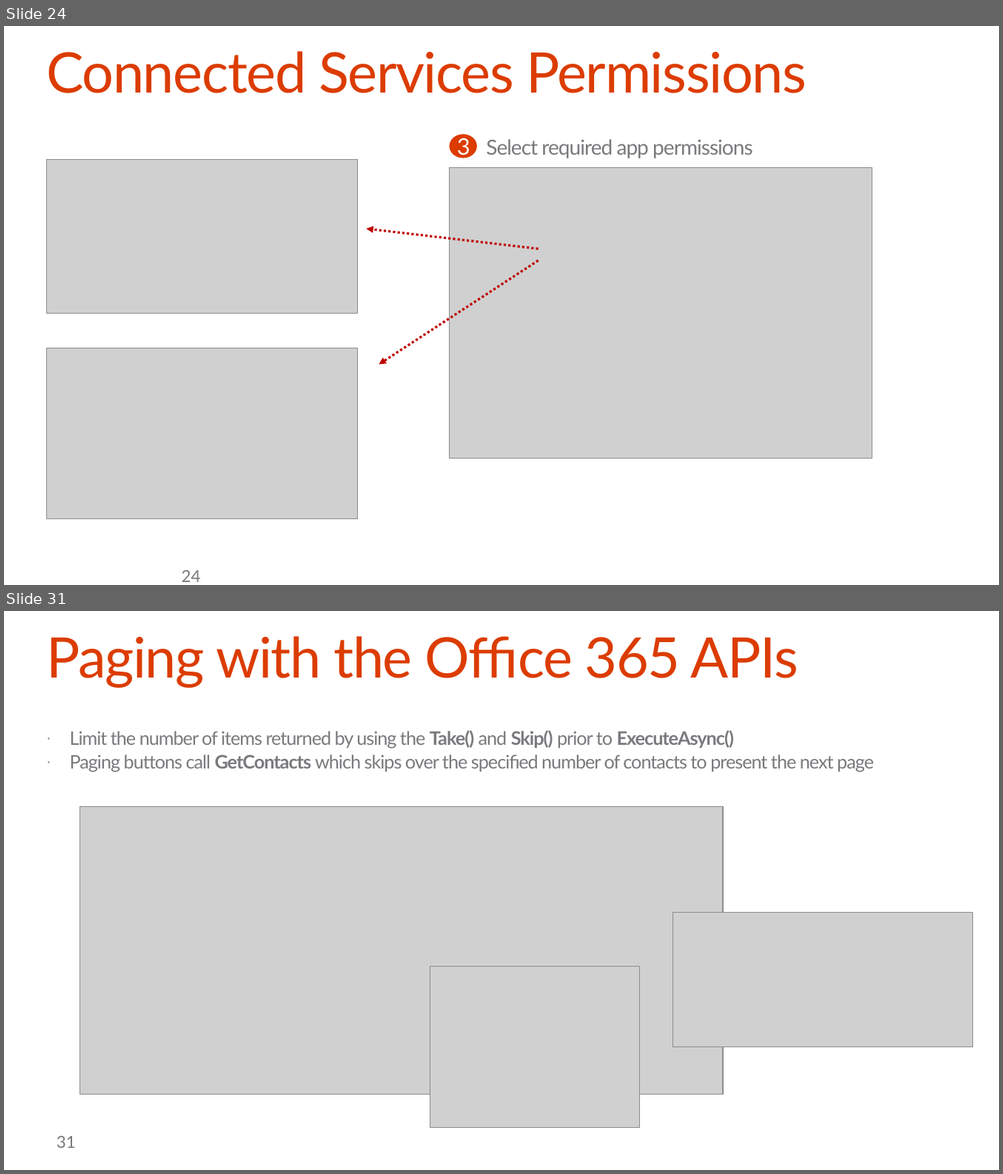
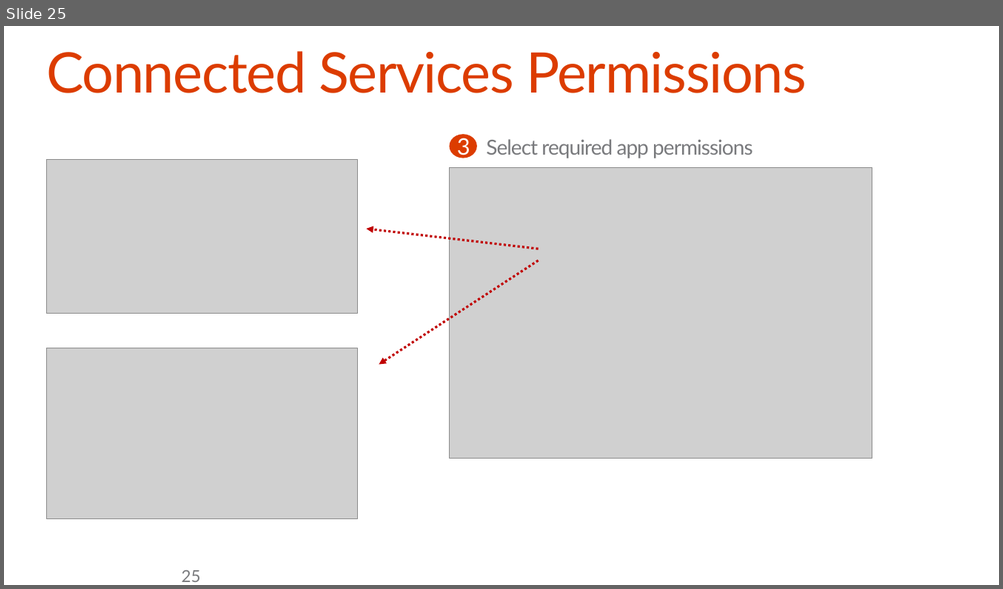
Before and after one commit to OfficeDev/TrainingContent, a slide deck: O3654-6 Deep dive into native Xamarin Development with Office 365 APIs/O3654-6 Deep dive into native Xamarin Development with Office 365 APIs.pptx. Shown one above the other, each under a label of ours: slides 24 and 31 before the commit, slide 25 after it; the slides between them are not shown. The pictures are 1003x1174 and 1003x589 pixels, drawn with LibreOffice and Linux fonts; fonts in the diff are those of the drawing; grey boxes stand for pictures; background and template pictures are left out. Boxes give left, top, right and bottom in pixels: in the first picture for what was removed or moved away, otherwise in the second. Text is boxed around its words. In the diff, an @@ line names an element or a change of style, - is before the commit and + after.

```diff
--- a/O3654-6 Deep dive into native Xamarin Development with Office 365 APIs/O3654-6 Deep dive into native Xamarin Development with Office 365 APIs.pptx
+++ b/O3654-6 Deep dive into native Xamarin Development with Office 365 APIs/O3654-6 Deep dive into native Xamarin Development with Office 365 APIs.pptx
@@ slide 31 removed at (4,611,999,1170), background #FFFFFF @@
@@ title removed at (46,636,798,688) @@
-Paging with the Office 365 APIs
@@ text removed at (70,730,874,772) @@
-· Limit the number of items returned by using the Take() and Skip() prior to ExecuteAsync()
-· Paging buttons call GetContacts which skips over the specified number of contacts to present the next page
@@ picture removed at (80,806,723,1094) @@
@@ picture removed at (672,913,972,1048) @@
@@ picture removed at (430,967,639,1128) @@
@@ page number removed at (57,1136,76,1148) @@
-31
@@ what was slide 24 is now slide 25 @@
@@ page number at (182,571,201,582): text changed @@
-24
+25
```
Also in this commit, not shown: 8 slides changed, 26 slides added, 30 other slides removed.
